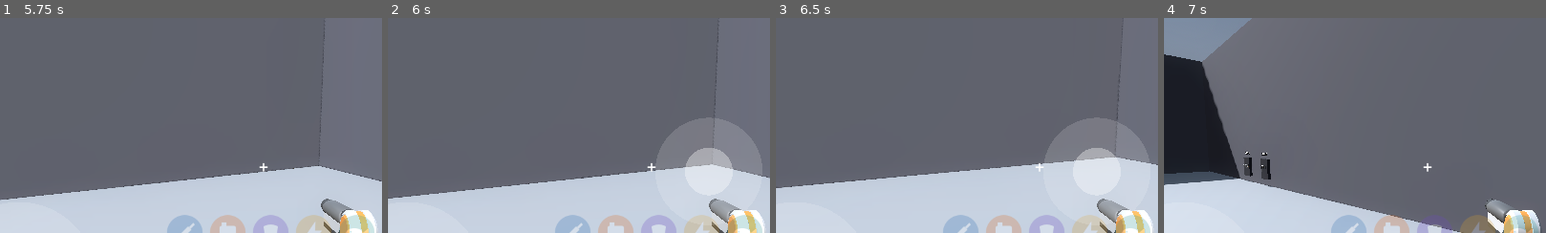
Above: before the commit, frames 1-4 (left to right).
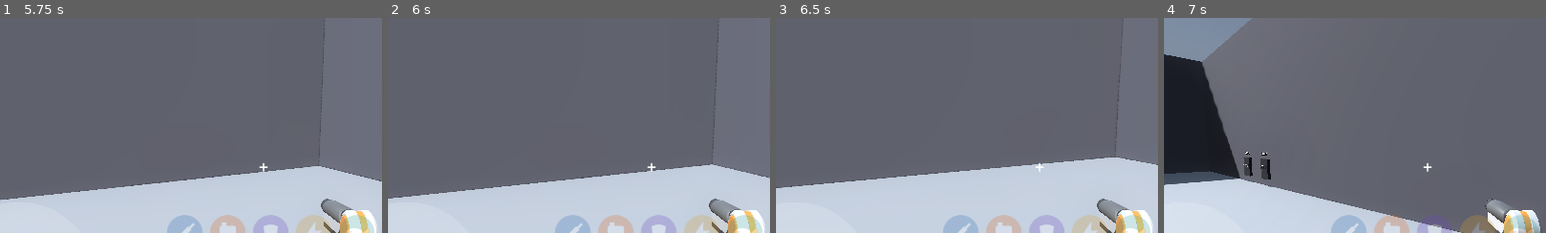
Above: after the commit, the same moments.

Repository: nateomach1-debug/jacked-undead
Game: Godot game, scene res://scenes/main_menu/main_menu.tscn
Same seed, same stepped clock (60 frames per second), same inputs: the game is played once before the commit and once after it.
Inputs (mouse positions are % of the whole screen's width and height, from its top left):
- Up to frame 1 (5.75 s): click "START" at 0.5 s; click "USE" at 1.25 s; click "JUMP" at 2 s; move the mouse to (55, 50) at 2.77 s; press the mouse at (55, 50) at 2.78 s; hold W (move_forward) from 2.78 s (still down); tap Space (jump) at 3.02, 3.77, 5.27 s; move the mouse to (45, 50) at 3.52 s; release the mouse at (45, 50) at 3.53 s; tap F (interact) at 3.6 s; click (45, 50) at 3.8 s; move the mouse to (52, 48) at 4.27 s; press the mouse at (52, 48) at 4.28 s; move the mouse to (49, 52) at 5.02 s; release the mouse at (49, 52) at 5.03 s; tap Ctrl (sprint) at 5.1 s; click (49, 52) at 5.3 s
- Up to frame 2 (6 s): keep holding W (move_forward); move the mouse to (57, 51) at 5.77 s; press the mouse at (57, 51) at 5.78 s
- Up to frame 3 (6.5 s): keep holding W (move_forward); tap Space (jump) at 6.02 s
- Up to frame 4 (7 s): keep holding W (move_forward); move the mouse to (42, 49) at 6.52 s; release the mouse at (42, 49) at 6.53 s; tap F (interact) at 6.6 s; tap Space (jump) at 6.77 s; click (42, 49) at 6.8 s
The pictures show only the part of the screen within x 16-66%, y 16-66%; the shares and areas given below are measured in that part.

Frame 1 is identical in both runs. In frame 2, 2.3% of the frame differs, in the area x 70-98%, y 46-97%; in frame 3, 2.3%, in the area x 70-98%, y 48-97%; in frame 4, nothing differs.

Commit message:
Add shoot zone margins for touch input

Diff:
--- a/scripts/ui/look_area.gd
+++ b/scripts/ui/look_area.gd
@@ -3,6 +3,8 @@
 const TOUCH_LOOK_SENSITIVITY: float = 0.006
 const STICK_VISUAL_RADIUS: float = 90.0
 const STICK_KNOB_RADIUS: float = 40.0
+const SHOOT_ZONE_LEFT_MARGIN: float = 164.0   # matches the perk bar's half-width in hud.tscn
+const SHOOT_ZONE_HEIGHT: float = 330.0        # matches the button cluster's height in touch_controls.tscn
 
 var _player: Node
 var _shoot_touch_index: int = -1
@@ -30,7 +32,7 @@
 		accept_event()
 	elif event is InputEventScreenTouch:
 		if event.pressed:
-			var in_shoot_zone: bool = event.position.x > size.x / 2.0 and event.position.y > size.y / 2.0
+			var in_shoot_zone: bool = event.position.x > (size.x / 2.0 + SHOOT_ZONE_LEFT_MARGIN) and event.position.y > (size.y - SHOOT_ZONE_HEIGHT)
 			if in_shoot_zone and _shoot_touch_index == -1:
 				_shoot_touch_index = event.index
 				_shoot_origin = event.position
